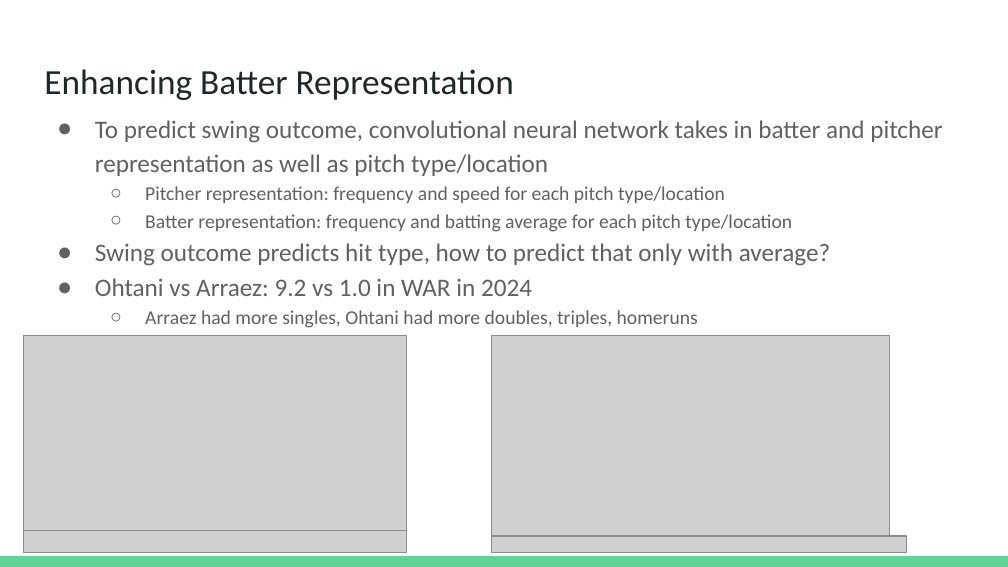
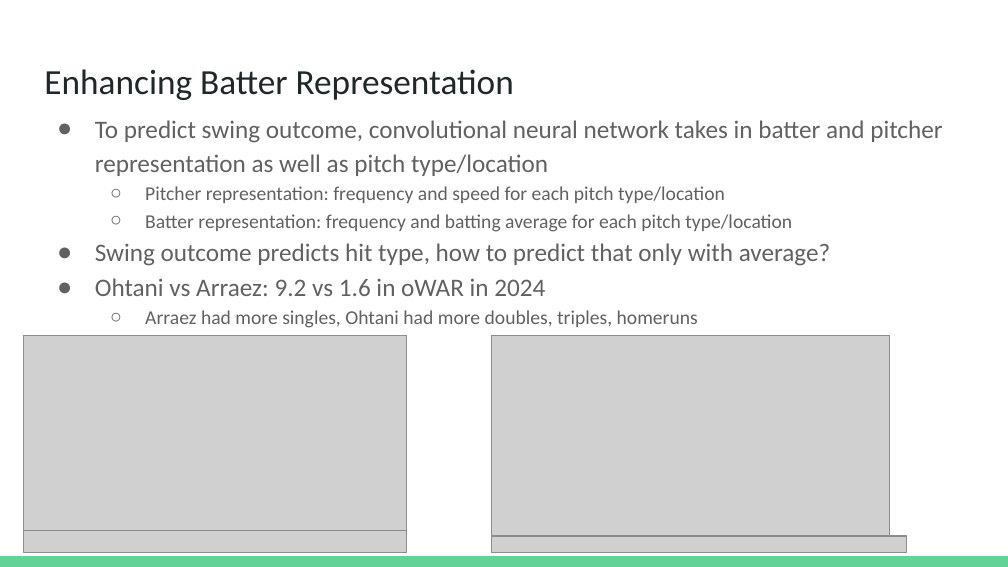
Before and after one commit to Sparmon7/BaseballGameTheory, a slide deck: slide 10 of presentation/Research Presentation.pptx. Drawn at 1008x567 pixels with LibreOffice and Linux fonts; fonts in the diff are those of the drawing; grey boxes stand for pictures. Boxes give left, top, right and bottom in pixels: in the first picture for what was removed or moved away, otherwise in the second. Text is boxed around its words. In the diff, an @@ line names an element or a change of style, - is before the commit and + after.

```diff
--- a/presentation/Research Presentation.pptx
+++ b/presentation/Research Presentation.pptx
@@ text at box(95, 278, 545, 296): text changed @@
-● Ohtani vs Arraez: 9.2 vs 1.0 in WAR in 2024
+● Ohtani vs Arraez: 9.2 vs 1.6 in oWAR in 2024
```
Also in this commit, not shown: 3 other slides changed, 1 other file.
